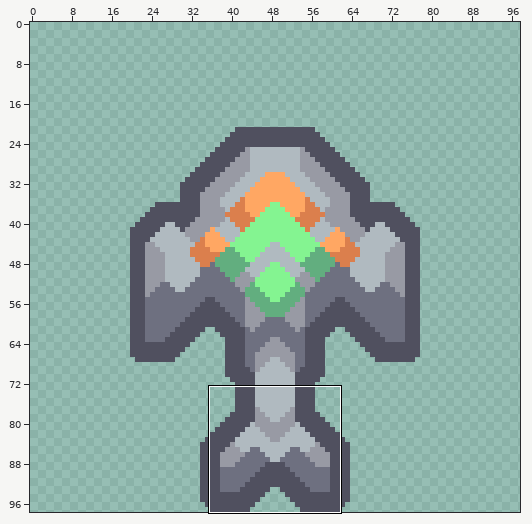
Edited in one commit: sprite sheet (assets/sprites/units/vanilla/navanax/thor-small-chopper-full.png). The first picture is a wide view before the edit; the outline marks the close-up.
Close-up. Before the edit:
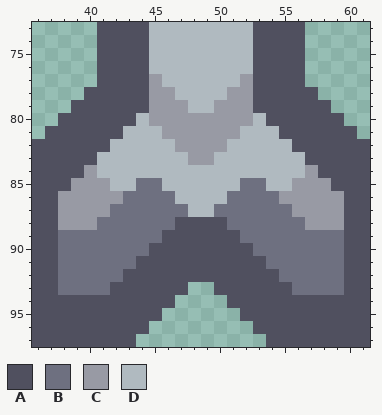
The file is 58x98 pixels. Shown: x 36..61, y 73..97. The old version is drawn lined up with the new one, on the new canvas. The commit also changed other parts of the picture, which this record leaves out.
Palette (. is transparent): A #50505f  B #6e7080  C #989aa4  D #b0bac0
Pixels before, first column x 36:
73 .....AAAADDDDDDDDAAAA.....
74 .....AAAADDDDDDDDAAAA.....
75 .....AAAADDDDDDDDAAAA.....
76 .....AAAADDDDDDDDAAAA.....
77 .....AAAACDDDDDDCAAAA.....
78 ....AAAAACCDDDDCCAAAAA....
79 ...AAAAAACCCDDCCCAAAAAA...
80 ..AAAAAADCCCCCCCCDAAAAAA..
81 .AAAAAADDDCCCCCCDDDAAAAAA.
82 AAAAAADDDDDCCCCDDDDDAAAAAA
83 AAAAADDDDDDDCCDDDDDDDAAAAA
84 AAAACDDDDDDDDDDDDDDDDCAAAA
85 AAACCCDDBBDDDDDDBBDDCCCAAA
86 AACCCCCBBBBDDDDBBBBCCCCCAA
87 AACCCCBBBBBBDDBBBBBBCCCCAA
88 AACCCBBBBBBAAAABBBBBBCCCAA
89 AABBBBBBBBAAAAAABBBBBBBBAA
90 AABBBBBBBAAAAAAAABBBBBBBAA
91 AABBBBBBAAAAAAAAAABBBBBBAA
92 AABBBBBAAAAAAAAAAAABBBBBAA
93 AABBBBAAAAAA..AAAAAABBBBAA
94 AAAAAAAAAAA....AAAAAAAAAAA
95 AAAAAAAAAA......AAAAAAAAAA
96 AAAAAAAAA........AAAAAAAAA
97 AAAAAAAA..........AAAAAAAA
After the commit:
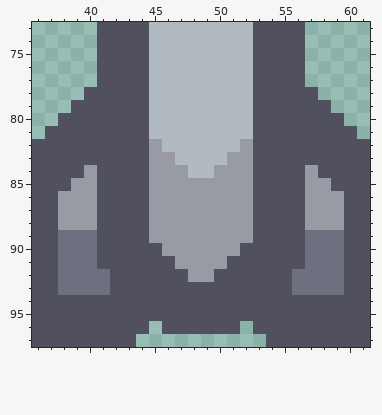
From old to new:
canvas 58x98 -> 98x98, the old top-left corner now at 20,0
y 77: x 45 C -> D; x 52 C -> D
y 78: x 45..46 CC -> DD; x 51..52 CC -> DD
y 79: x 45..47 CCC -> DDD; x 50..52 CCC -> DDD
y 80: x 44..53 DCCCCCCCCD -> ADDDDDDDDA
y 81: x 43..44 DD -> AA; x 46..51 CCCCCC -> DDDDDD; x 53..54 DD -> AA
y 82: x 42..45 DDDD -> AAAC; x 47..50 CCCC -> DDDD; x 52..55 DDDD -> CAAA
y 83: x 41..46 DDDDDD -> AAAACC; x 48..49 CC -> DD; x 51..56 DDDDDD -> CCAAAA
y 84: x 41..47 DDDDDDD -> AAAACCC; x 50..56 DDDDDDD -> CCCAAAA
y 85: x 41..56 CDDBBDDDDDDBBDDC -> AAAACCCCCCCCAAAA
y 86: x 41..56 CCBBBBDDDDBBBBCC -> AAAACCCCCCCCAAAA
y 87: x 41..56 CBBBBBBDDBBBBBBC -> AAAACCCCCCCCAAAA
y 88: x 41..56 BBBBBBAAAABBBBBB -> AAAACCCCCCCCAAAA
y 89: x 41..56 BBBBBAAAAAABBBBB -> AAAACCCCCCCCAAAA
y 90: x 41..44 BBBB -> AAAA; x 46..51 AAAAAA -> CCCCCC; x 53..56 BBBB -> AAAA
y 91: x 41..43 BBB -> AAA; x 47..50 AAAA -> CCCC; x 54..56 BBB -> AAA
y 92: x 42 B -> A; x 48..49 AA -> CC; x 55 B -> A
y 93: x 48..49 .. -> AA
y 94: x 47..50 .... -> AAAA
y 95..96: x 46..51 ...... -> AAAAAA
Changed places in both close-ups, as pixel boxes (x1, y1, x2, y2):
changed: (97, 74, 305, 334)
